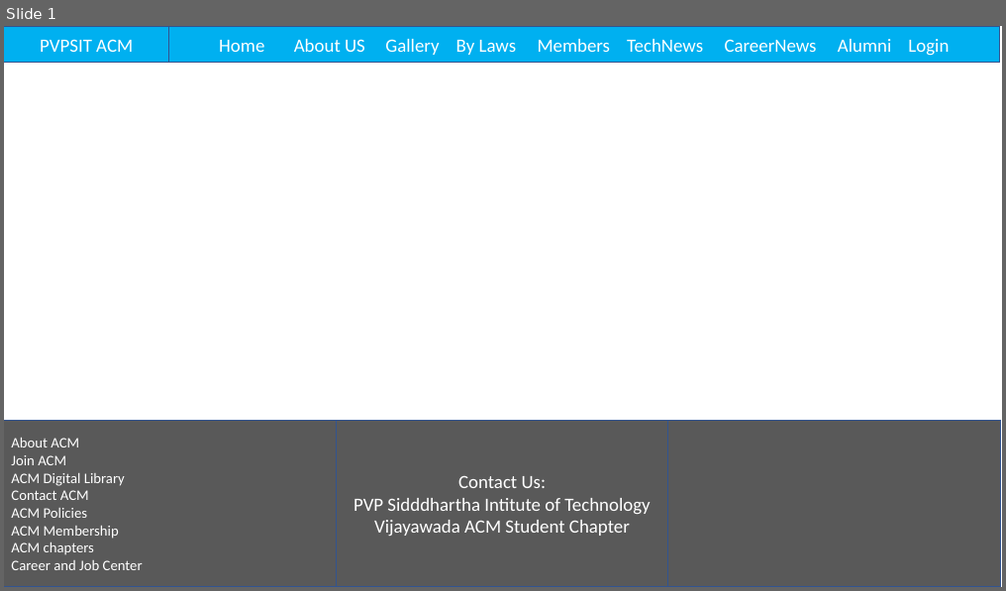
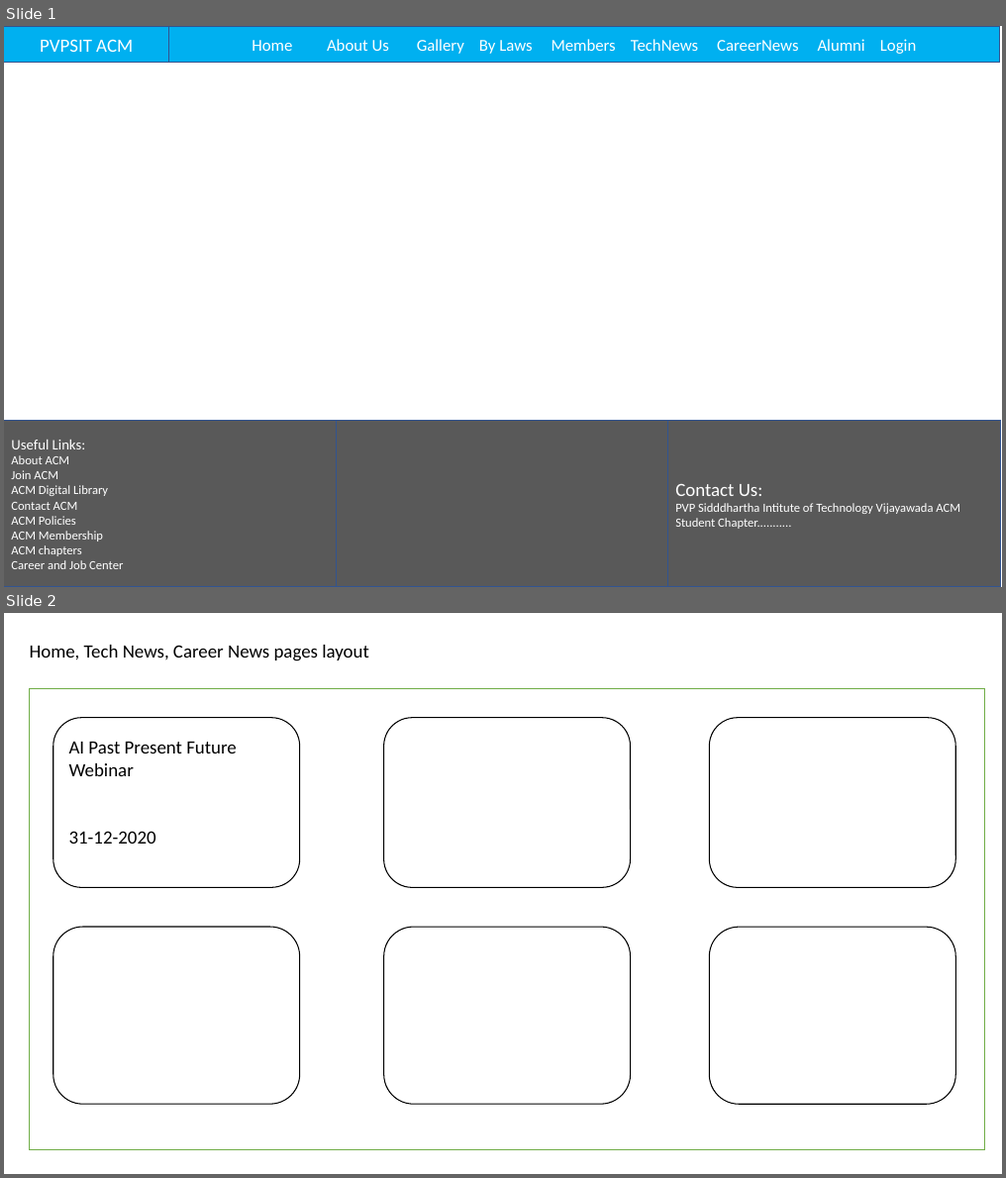
Before and after one commit to abhi4mu/ACM, a slide deck: ACM_layout_ppt.pptx. Shown one above the other, each under a label of ours: slide 1 before the commit, slides 1 and 2 after it. The pictures are 1006x591 and 1006x1178 pixels, drawn with LibreOffice and Linux fonts; fonts in the diff are those of the drawing. Boxes give left, top, right and bottom in pixels: in the first picture for what was removed or moved away, otherwise in the second. Text is boxed around its words. In the diff, an @@ line names an element or a change of style, - is before the commit and + after.

```diff
--- a/ACM_layout_ppt.pptx
+++ b/ACM_layout_ppt.pptx
@@ slide 2 added at (4, 613, 1002, 1174), background #FFFFFF @@
@@ text added at (30, 645, 369, 662), 18 pt, text #000000 @@
+Home, Tech News, Career News pages layout
@@ rectangle added at (30, 688, 985, 1151), fill #FFFFFF, outline #70AD47 1 pt @@
@@ rounded rectangle added at (54, 718, 300, 888), fill #FFFFFF, outline #000000 1 pt, 18 pt, text #000000 @@
+AI Past Present Future Webinar
+31-12-2020
@@ rounded rectangle added at (383, 718, 630, 888), fill #FFFFFF, outline #000000 1 pt @@
@@ rounded rectangle added at (709, 718, 955, 888), fill #FFFFFF, outline #000000 1 pt @@
@@ rounded rectangle added at (54, 927, 300, 1104), fill #FFFFFF, outline #000000 1 pt @@
@@ rounded rectangle added at (384, 927, 631, 1104), fill #FFFFFF, outline #000000 1 pt @@
@@ rounded rectangle added at (709, 928, 955, 1105), fill #FFFFFF, outline #000000 1 pt @@
@@ slide 1 changed as well @@
@@ text in rectangle at (252, 39, 916, 54): text changed; size 18 to 16 pt @@
-Home About US Gallery By Laws Members TechNews CareerNews Alumni Login
+Home About Us Gallery By Laws Members TechNews CareerNews Alumni Login
@@ text in rectangle at (11, 440, 86, 450): paragraph added @@
+Useful Links:
@@ text in rectangle at (11, 456, 123, 570): size 14 to 12 pt in "About ACM", "Join ACM", "ACM Digital Library", "Contact ACM" and 4 more places @@
@@ text in rectangle at (353, 476, 649, 536): text removed @@
-Contact Us:
-PVP Sidddhartha Intitute of Technology Vijayawada ACM Student Chapter
@@ text in rectangle at (675, 484, 960, 529): text added @@
+Contact Us:
+PVP Sidddhartha Intitute of Technology Vijayawada ACM Student Chapter...........
```
Also in this commit, not shown: 1 other slide added, 1 other file.
